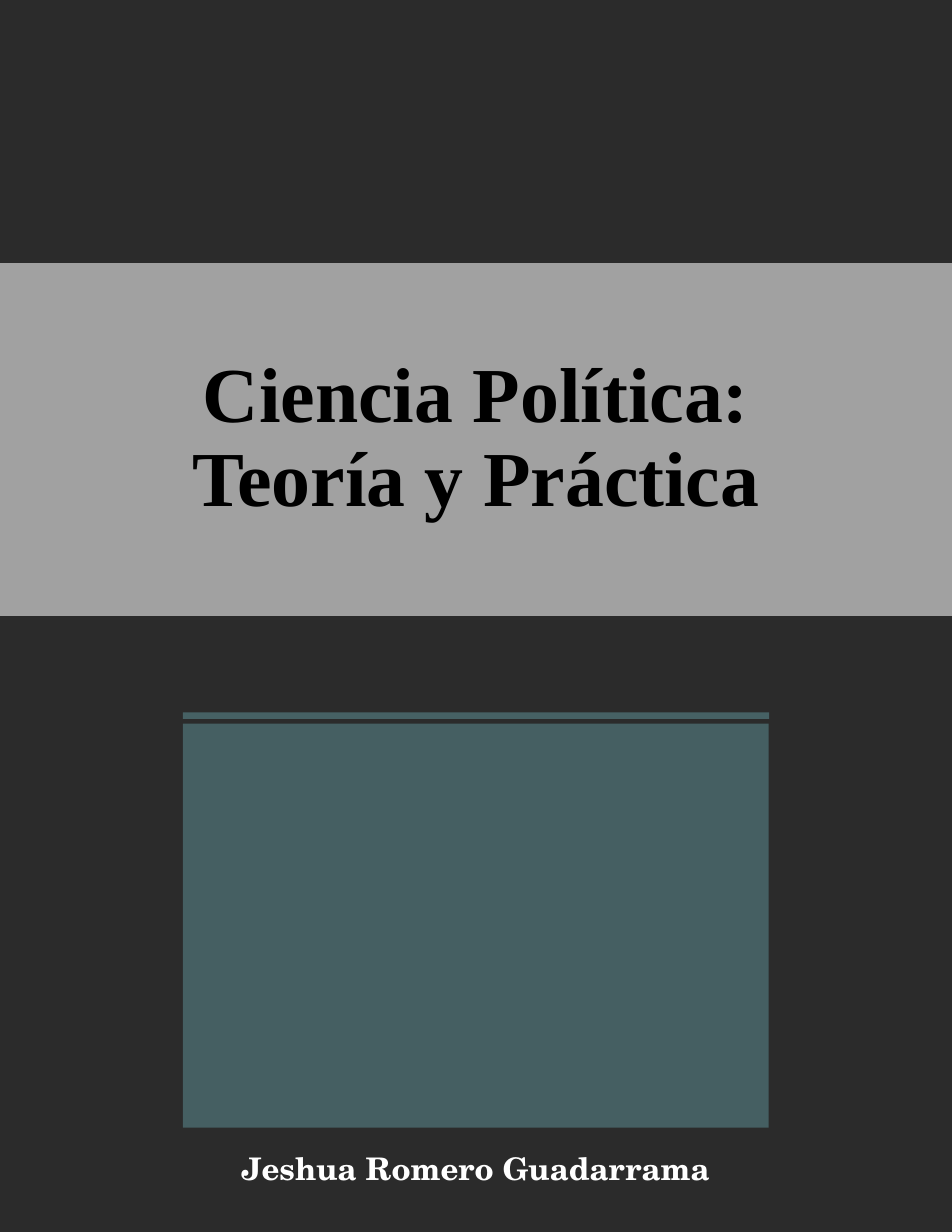
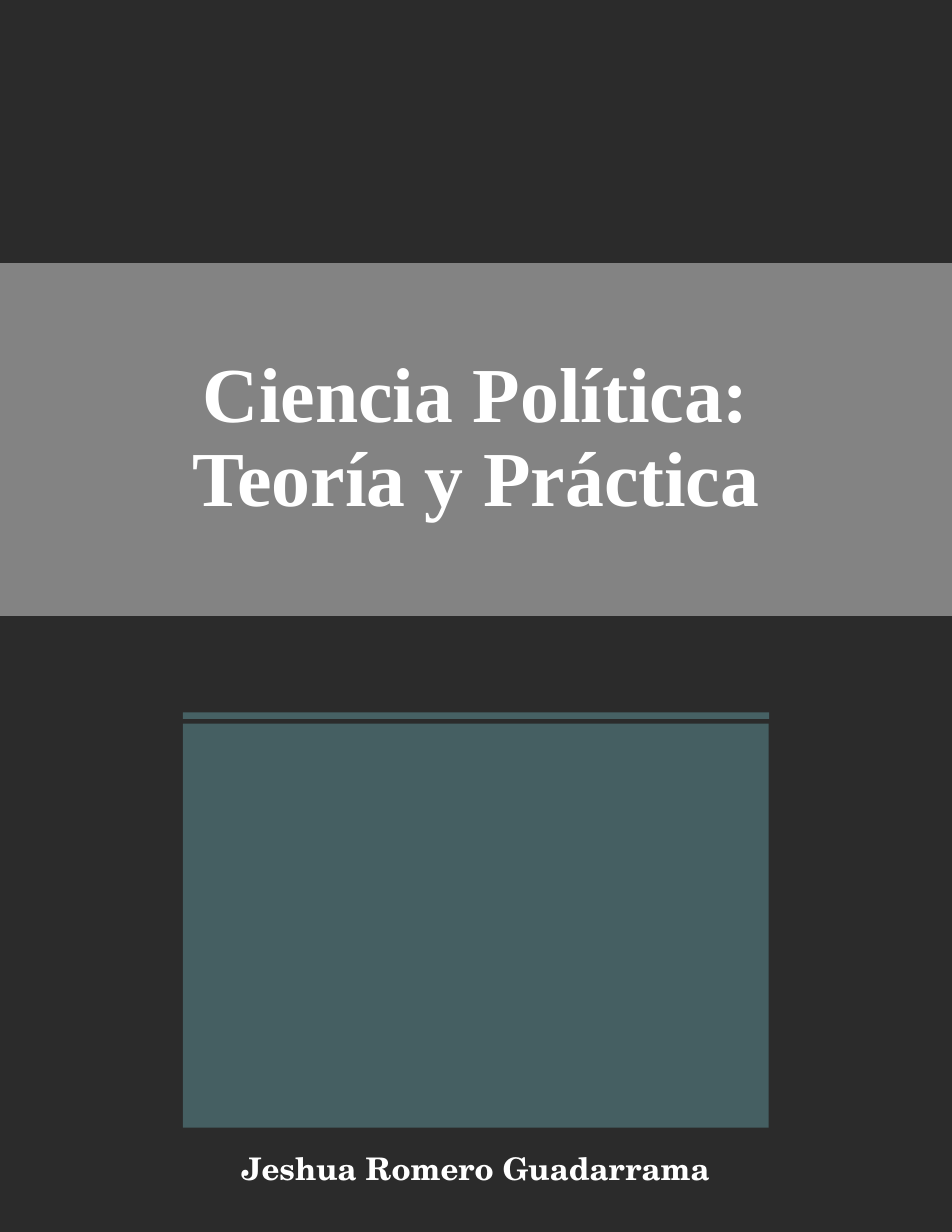
Before and after one commit to Jeshua-Romero-Guadarrama/CienciaPolitica, a slide deck: slide 1 of docs/images/CienciaPolitica.pptx. Drawn at 952x1232 pixels with LibreOffice and Linux fonts; fonts in the diff are those of the drawing; background and template pictures are left out; a plain dark background stands for a picture behind light text. Boxes give left, top, right and bottom in pixels: in the first picture for what was removed or moved away, otherwise in the second. Text is boxed around its words. In the diff, an @@ line names an element or a change of style, - is before the commit and + after.

Commit message:
CienciaPolitica

```diff
--- a/docs/images/CienciaPolitica.pptx
+++ b/docs/images/CienciaPolitica.pptx
@@ rectangle "Ciencia Política:" at (0,263,952,616): text colour #000000 to #FFFFFF; fill #F1F0F0 at 60% opacity to #BFBFBF at 60% opacity @@
```
Also in this commit, not shown: 32 other files.
